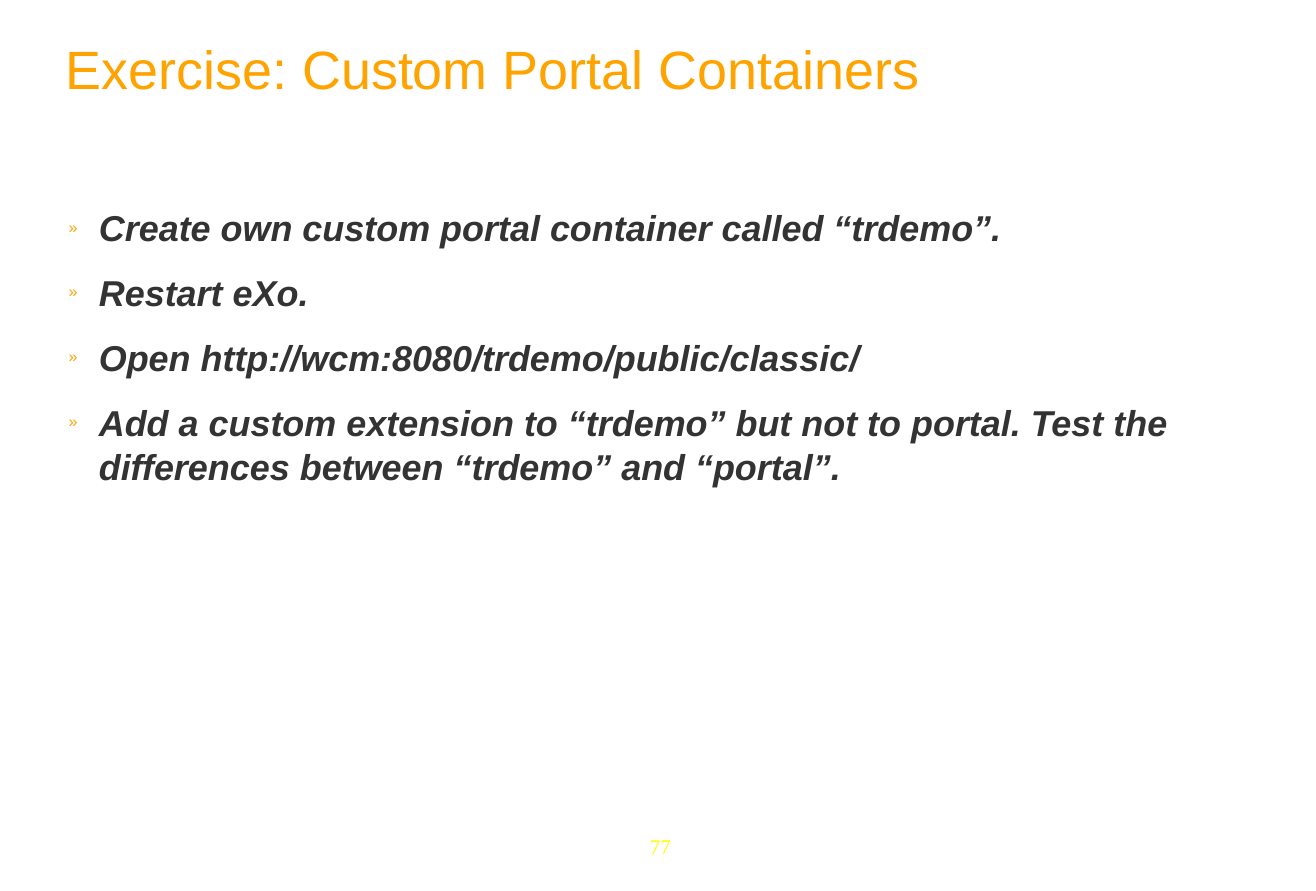
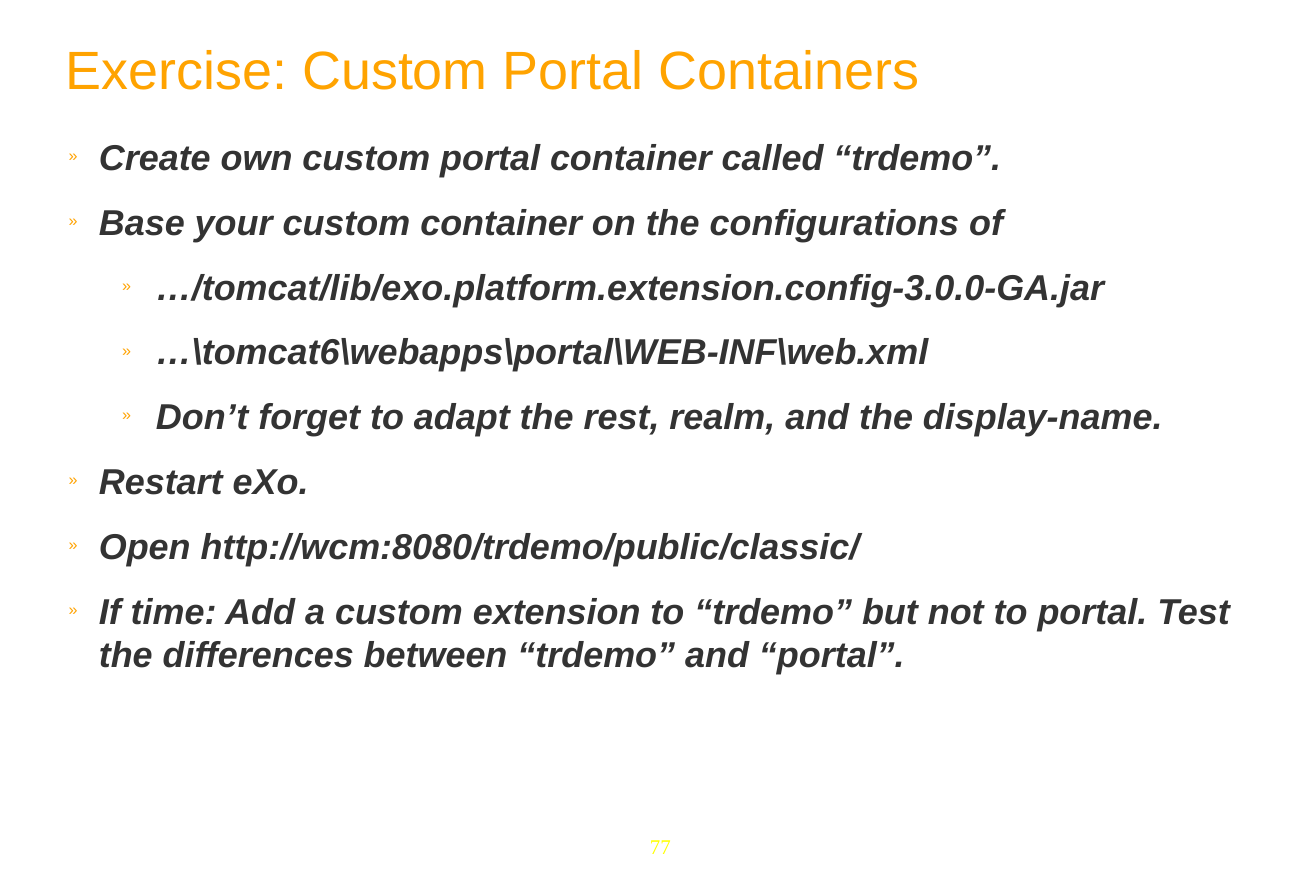
Before and after one commit to anhvurz90/training, a slide deck: slide 77 of exo-developer/210-configuration/slides/210-Portal-configuration-XDev-en.ppt. Drawn at 1316x891 pixels with LibreOffice and Linux fonts; fonts in the diff are those of the drawing; background and template pictures are left out. Boxes give left, top, right and bottom in pixels: in the first picture for what was removed or moved away, otherwise in the second. Text is boxed around its words. In the diff, an @@ line names an element or a change of style, - is before the commit and + after.

```diff
--- a/exo-developer/210-configuration/slides/210-Portal-configuration-XDev-en.ppt
+++ b/exo-developer/210-configuration/slides/210-Portal-configuration-XDev-en.ppt
@@ text at bbox=[99, 209, 1163, 436]: paragraphs added @@
+» Base your custom container on the configurations of
+  » …/tomcat/lib/exo.platform.extension.config-3.0.0-GA.jar
+  » …\tomcat6\webapps\portal\WEB-INF\web.xml
+  » Don’t forget to adapt the rest, realm, and the display-name.
@@ text at bbox=[99, 598, 1230, 674]: text changed @@
-» Add a custom extension to “trdemo” but not to portal. Test the differences between “trdemo” and “portal”.
+» If time: Add a custom extension to “trdemo” but not to portal. Test the differences between “trdemo” and “portal”.
```
Also in this commit, not shown: 8 other slides changed, 2 slides added, 2 slides removed.
